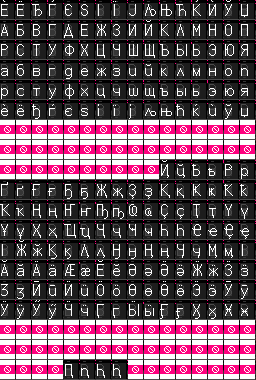
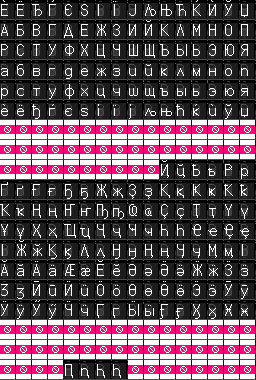
Revision of a layered 256px x 380px image; what changed, layer by layer:
painted on "Glyphs" over [19,68,247,255]
